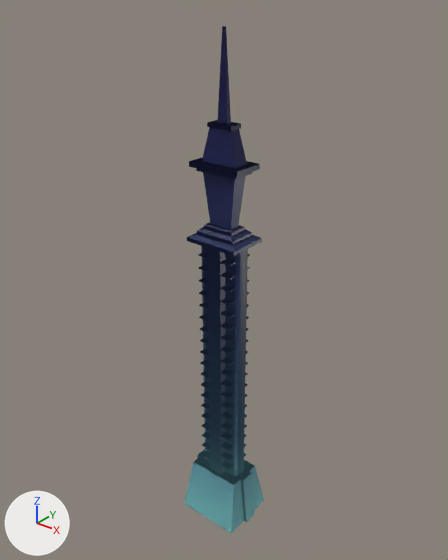
Two versions of the FBX model Assets/models/tower.fbx, one commit apart.
Both versions are drawn from a camera (50 mm lens) standing at (87.5, -109.5, 142.5) and looking at (-1.9, 2.4, 73.1). The axes (+X, +Y, +Z) are drawn at lower left. The lights are the same throughout. Vertices at the same position are counted once.

In view in the first picture: 'TowerGradient'.
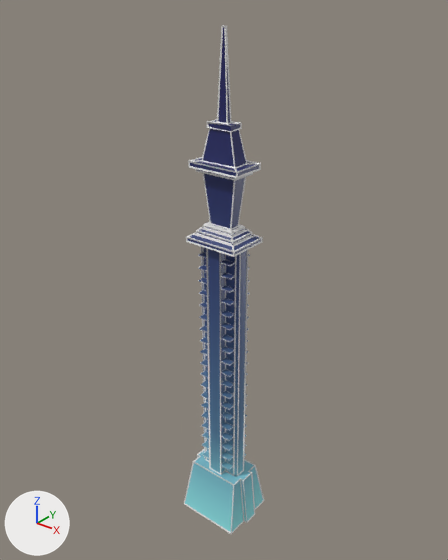
Diff of the bpy script that builds the scene:
```diff
--- a/Assets/models/tower.fbx.py
+++ b/Assets/models/tower.fbx.py
@@ me_cube_003 @@
 # used by ob_towergrid; location = (0.0, 0.0, 0.0)
-me_cube_003.from_pydata(...)  # 1504 vertices, 1144 faces; spans x -10.0..10.0, y -8.0..8.0, z 0.0..133.5
+me_cube_003.from_pydata(...)  # 850 vertices, 976 faces; spans x -10.2..10.2, y -8.2..8.2, z -0.1..133.6
+# me_cube_003 part 1: the loose piece of 756 vertices spanning x -6.0..6.0, y -4.0..4.0, z 15.0..85.0 is rebuilt with 252 vertices and now spans x -6.2..6.2, y -4.2..4.2, z 15.0..85.0
+# me_cube_003 part 2: the loose piece of 84 vertices spanning x -7.2..7.2, y -5.5..5.5, z 85.0..133.5 is rebuilt with 478 vertices and now spans x -7.4..7.4, y -5.7..5.7, z 84.9..133.6
+# me_cube_003 part 3: the loose piece of 24 vertices spanning x -10.0..10.0, y -8.0..8.0, z 0.0..15.0 is rebuilt with 120 vertices and now spans x -10.2..10.2, y -8.2..8.2, z -0.1..15.2
 me_cube_003.materials.append(mat_neon)
@@ me_cube_054 @@
+me_cube_054.from_pydata(...)  # 2572 vertices, 2568 faces; spans x -5.0..5.0, y -4.0..4.1, z 18.2..85.1
+me_cube_054.materials.append(mat_neon)  # its picture is missing
@@ ob_towerbalconygrid @@
+ob_towerbalconygrid = bpy.data.objects.new('TowerBalconyGrid', me_cube_054)
+ob_towerbalconygrid.location = (0.0, 0.0, 0.0)
```

What differs and where, as boxes [x1, y1, x2, y2] in the pictures (448 x 560 px):
'TowerGrid', reshaped (not visible before): after [184, 25, 264, 534]
'TowerBalconyGrid', added: after [198, 252, 250, 470]
part 1 of me_cube_003, rebuilt (not visible before): after [201, 247, 248, 477]
part 2 of me_cube_003, rebuilt (not visible before): after [186, 25, 263, 257]
part 3 of me_cube_003, rebuilt (not visible before): after [184, 449, 264, 534]
